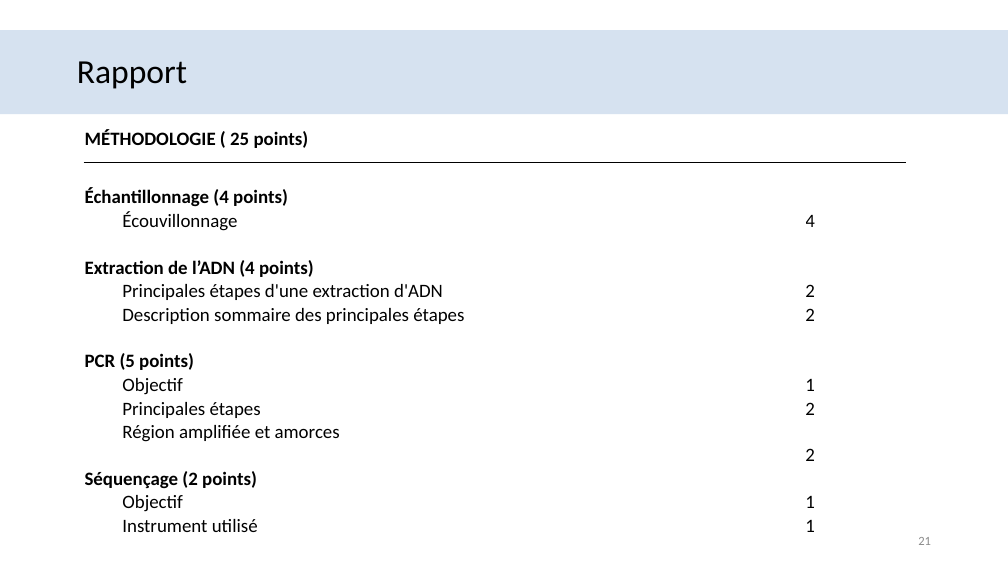
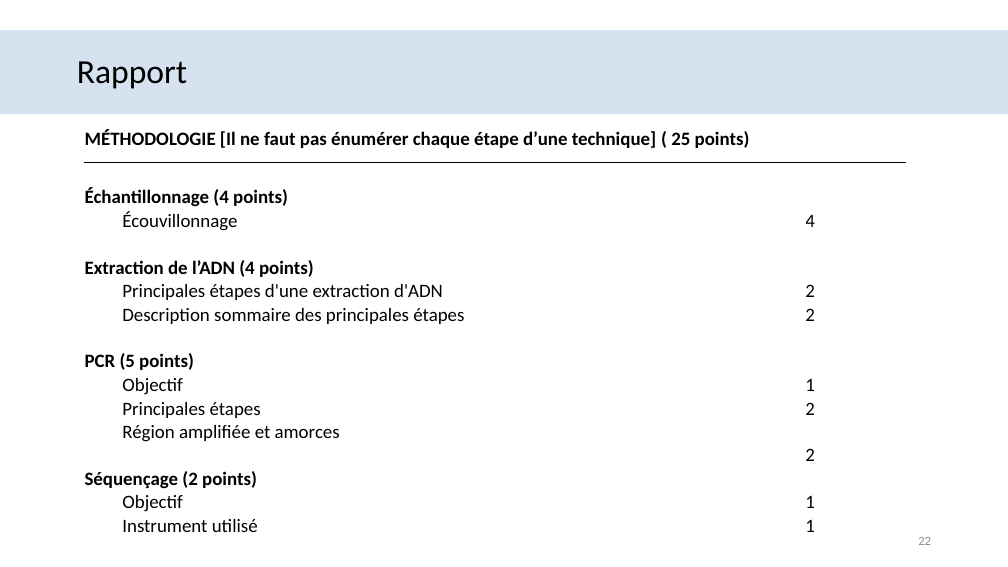
Before and after one commit to ShyGuy509/bio1410_2025, a slide deck: slide 22 of BIO1410_labo-2.pptx (slide 21 before the commit). Drawn at 1008x567 pixels with LibreOffice and Linux fonts; fonts in the diff are those of the drawing; background and template pictures are left out. Boxes give left, top, right and bottom in pixels: in the first picture for what was removed or moved away, otherwise in the second. Text is boxed around its words. In the diff, an @@ line names an element or a change of style, - is before the commit and + after.

```diff
--- a/BIO1410_labo-2.pptx
+++ b/BIO1410_labo-2.pptx
@@ table at (84,116,907,537) @@
-row 1, column 1: MÉTHODOLOGIE ( 25 points)
+row 1, column 1: MÉTHODOLOGIE [Il ne faut pas énumérer chaque étape d’une technique] ( 25 points)
```
Also in this commit, not shown: 7 other slides changed, 1 slide added, 6 other files.
